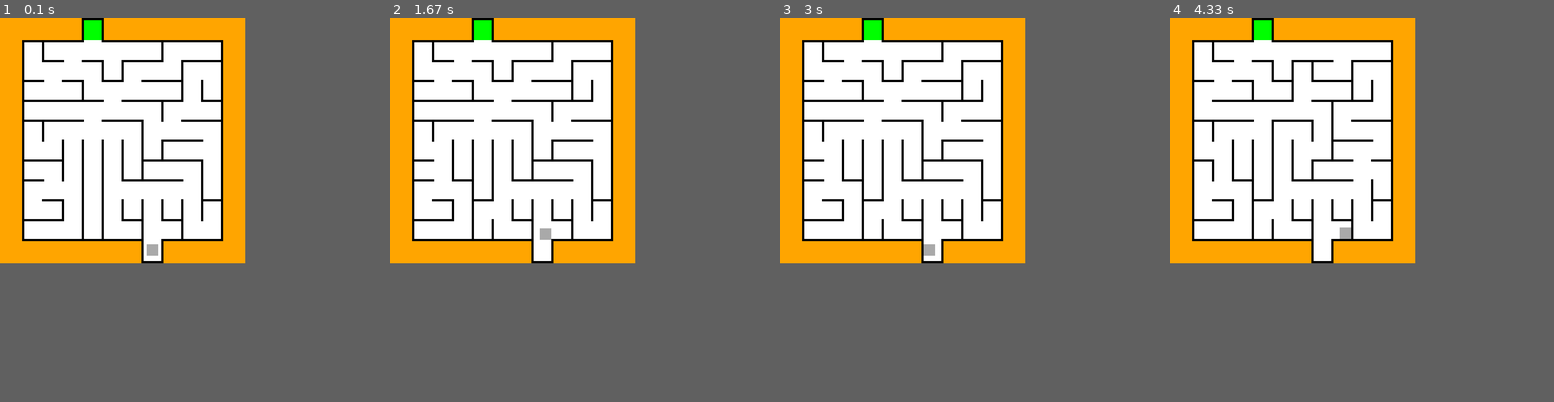
Above: before the commit, frames 1-4 (left to right).
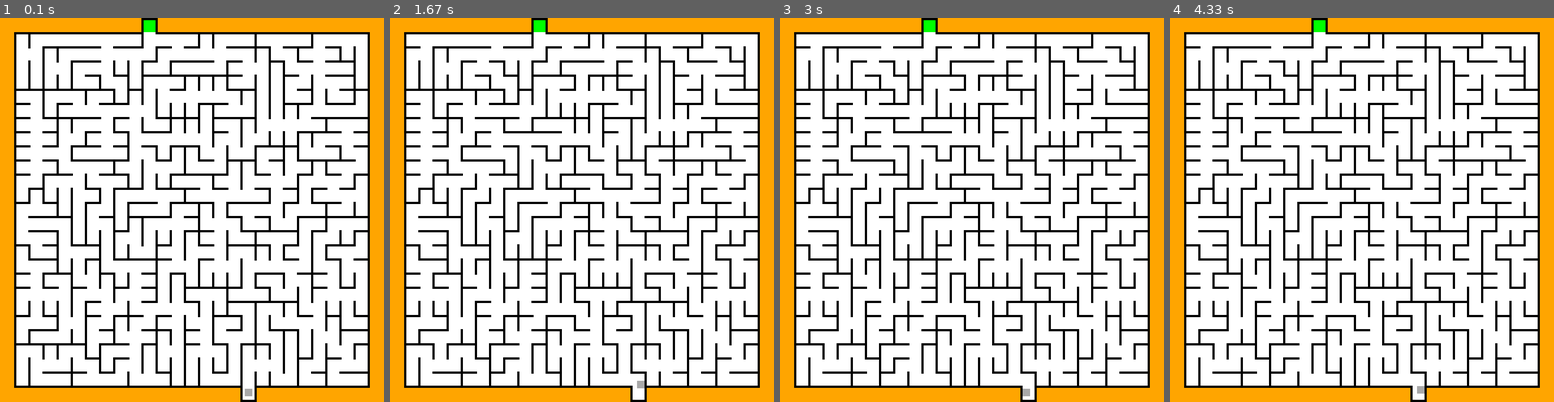
Above: after the commit, the same moments.

Repository: ZaChuChu/Pygame-Games
Game: pygame game, started from MazeGame/main.py
Same seed, same stepped clock (60 frames per second), same inputs: the game is played once before the commit and once after it.
Inputs:
- Up to frame 1 (0.1 s): no input
- Up to frame 2 (1.67 s): hold Right 0.33-0.8 s; hold Up 0.83-1.13 s
- Up to frame 3 (3 s): hold Left 1.67-2.2 s; hold Down 2.23-2.53 s
- Up to frame 4 (4.33 s): hold Up 3-3.37 s; hold Right 3.4-4.03 s; hold Down from 4.07 s (still down)
In our replay, the window is 555x555 before the commit and 869x869 after it. These sizes can differ from the game's own. Grey fills any space a smaller window leaves; there, only what the larger window draws over its background counts as a difference.

The runs differ from the first frame. In frame 1, 34% of the frame differs, in the area x 0-100%, y 0-100%; in frame 2, 34%; in frame 3, 34%; in frame 4, 34%.

Commit message:
Added chance to fully randomize maze with each movement from one area to another

Diff:
--- a/MazeGame/main.py
+++ b/MazeGame/main.py
@@ -8,7 +8,7 @@
 
     wallLength = 50
     wallWidth = int(wallLength * .1)
-    rows = 10
+    rows = 25
     cols = rows
     margin = wallLength
     wallOffset = wallLength - wallWidth
@@ -27,7 +27,7 @@
     screenHeight = mazeHeight  + 2 * margin
 
     pygame.init()
-    pygame.display.set_caption("One Who Enjoys Moving Quickly in Mazes")
+    pygame.display.set_caption("One Who Runs Through Mazes")
     screen = pygame.display.set_mode((screenWidth, screenHeight))
     clock = pygame.time.Clock()
 
--- a/MazeGame/maze.py
+++ b/MazeGame/maze.py
@@ -17,6 +17,8 @@
         self.background = Rect(xOffset, yOffset, self.width, self.height)
         self.graph = MazeGraph(self.rows, self.cols)
         self.startMaze()
+        self.randomizeStart = 500
+        self.randomizedCount = self.randomizeStart
 
     def startMaze(self):
         self.graph.startGraph()
@@ -95,7 +97,12 @@
                 if row != self.lastPlayerRow or col != self.lastPlayerCol:
                     self.lastPlayerRow = row
                     self.lastPlayerCol = col
-                    self.graph.randomizeGraph()
+                    if random.randint(1, self.randomizedCount) == 1:
+                        self.graph.startGraph()
+                        self.randomizedCount = self.randomizeStart
+                    else:
+                        self.graph.randomizeGraph()
+                        self.randomizedCount -= 1
                     self.generateWalls()
 
     def getEntrance(self):
